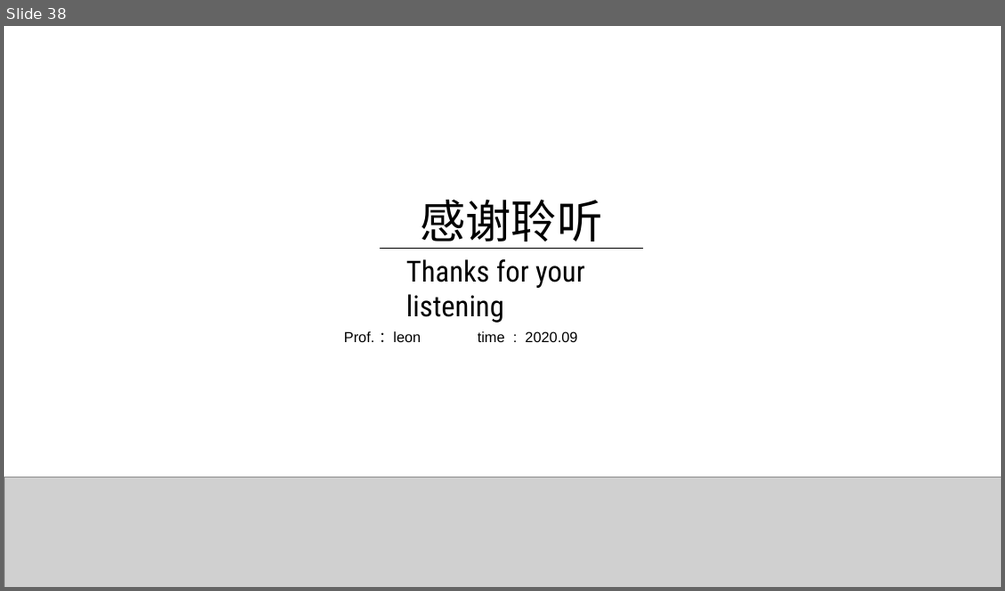
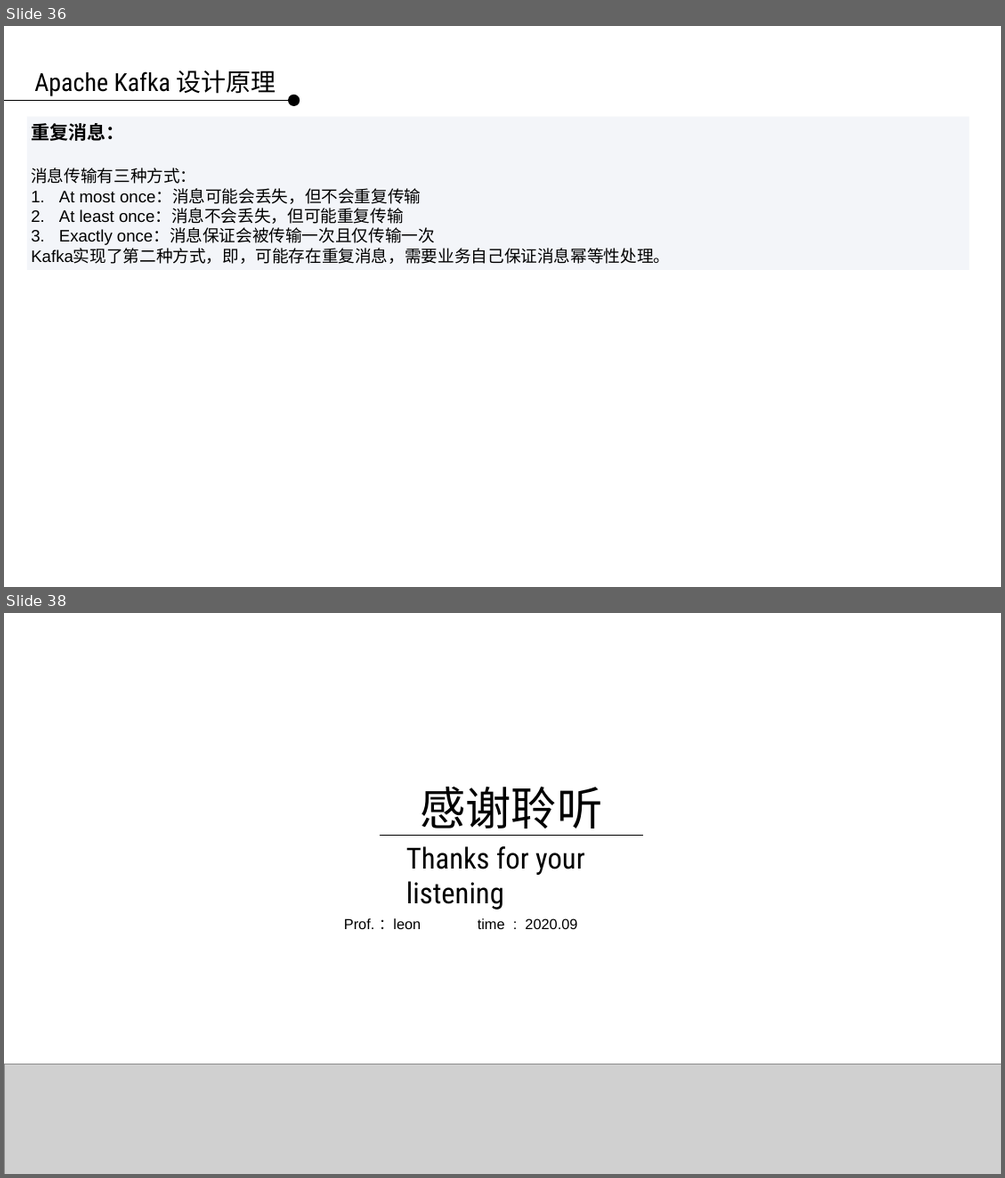
Before and after one commit to applepip/Big_Data, a slide deck: 数据采集系统/数据采集系统 第三讲.pptx. Shown one above the other, each under a label of ours: slide 38 before the commit, slides 36 and 38 after it; the slides between them are not shown. The pictures are 1005x591 and 1005x1178 pixels, drawn with LibreOffice and Linux fonts; fonts in the diff are those of the drawing; grey boxes stand for pictures; background and template pictures are left out. Boxes give left, top, right and bottom in pixels: in the first picture for what was removed or moved away, otherwise in the second. Text is boxed around its words. In the diff, an @@ line names an element or a change of style, - is before the commit and + after.

```diff
--- a/数据采集系统/数据采集系统 第三讲.pptx
+++ b/数据采集系统/数据采集系统 第三讲.pptx
@@ slide 36 added at [4, 26, 1001, 587], background picture (left out) @@
@@ text added at [34, 70, 276, 96], 24 pt, text #000000 @@
+Apache Kafka 设计原理
@@ line added from (4, 100) to (288, 100), #000000 0.75 pt @@
@@ ellipse added at [288, 95, 300, 107], fill #000000 @@
@@ rectangle added at [27, 117, 970, 270], fill #F3F5F9, 16 pt, text #000000 @@
+重复消息：
+消息传输有三种方式：
+1. At most once：消息可能会丢失，但不会重复传输
+2. At least once：消息不会丢失，但可能重复传输
+3. Exactly once：消息保证会被传输一次且仅传输一次
+Kafka实现了第二种方式，即，可能存在重复消息，需要业务自己保证消息幂等性处理。
```
Also in this commit, not shown: 5 slides changed, 28 other slides added, 29 slides removed.
